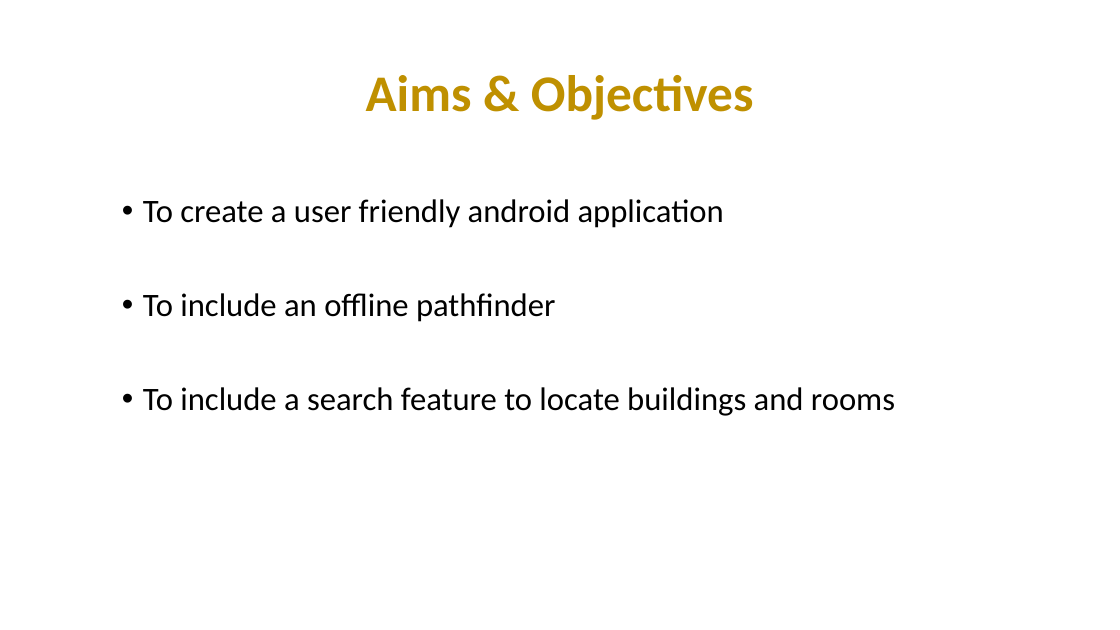
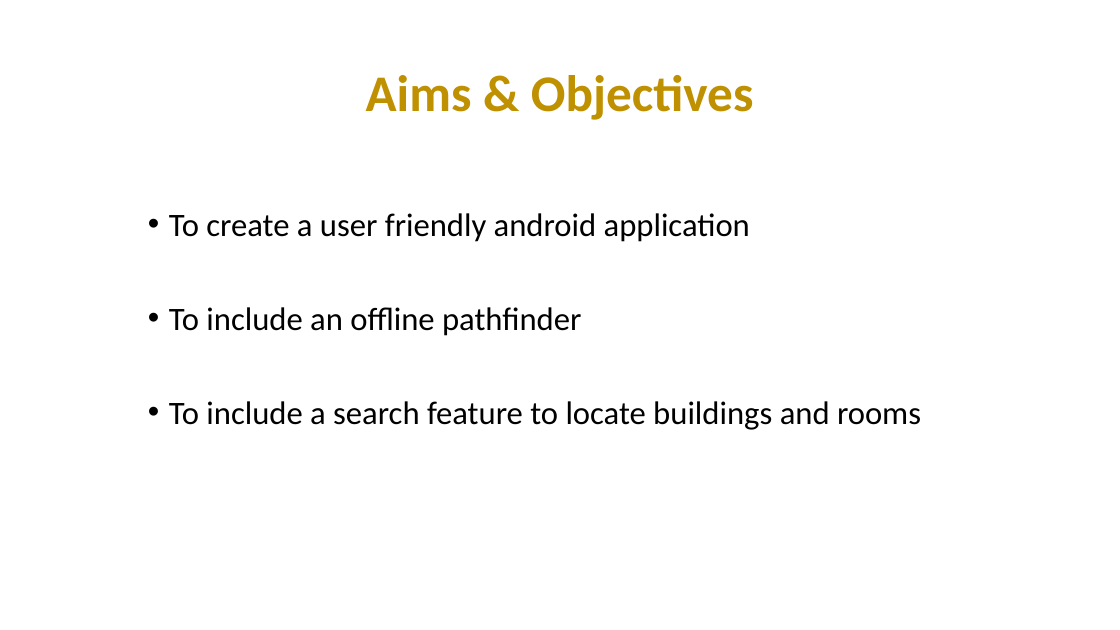
Before and after one commit to Group-MF/GSMap, a slide deck: slide 3 of Presentation/Group Presentation.pptx. Drawn at 1120x630 pixels with LibreOffice and Linux fonts; fonts in the diff are those of the drawing. Boxes give left, top, right and bottom in pixels: in the first picture for what was removed or moved away, otherwise in the second. Text is boxed around its words. In the diff, an @@ line names an element or a change of style, - is before the commit and + after.

Commit message:
Finished Presentation Slides
Please remember to update the IGLT building image

```diff
--- a/Presentation/Group Presentation.pptx
+++ b/Presentation/Group Presentation.pptx
@@ text "To create a user friendly ...": place and size @@
-text "To create a user friendly ..." at bbox=[143, 199, 895, 416]
+text "To create a user friendly ..." at bbox=[169, 213, 921, 430]
```
Also in this commit, not shown: 6 other slides changed, 1 slide added, 1 slide removed, 1 other file.
